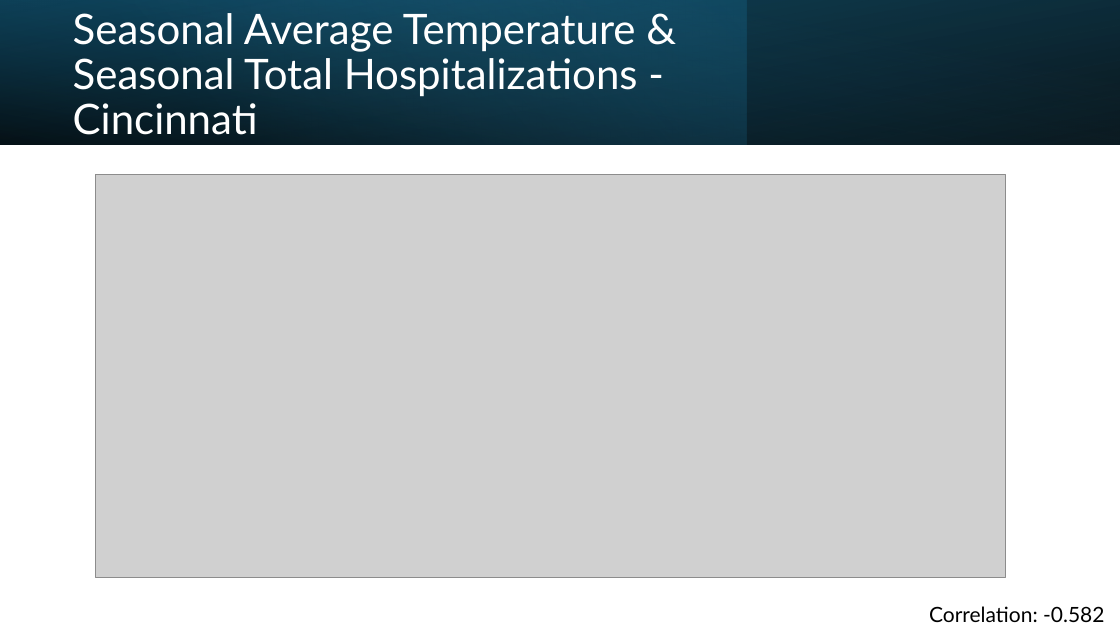
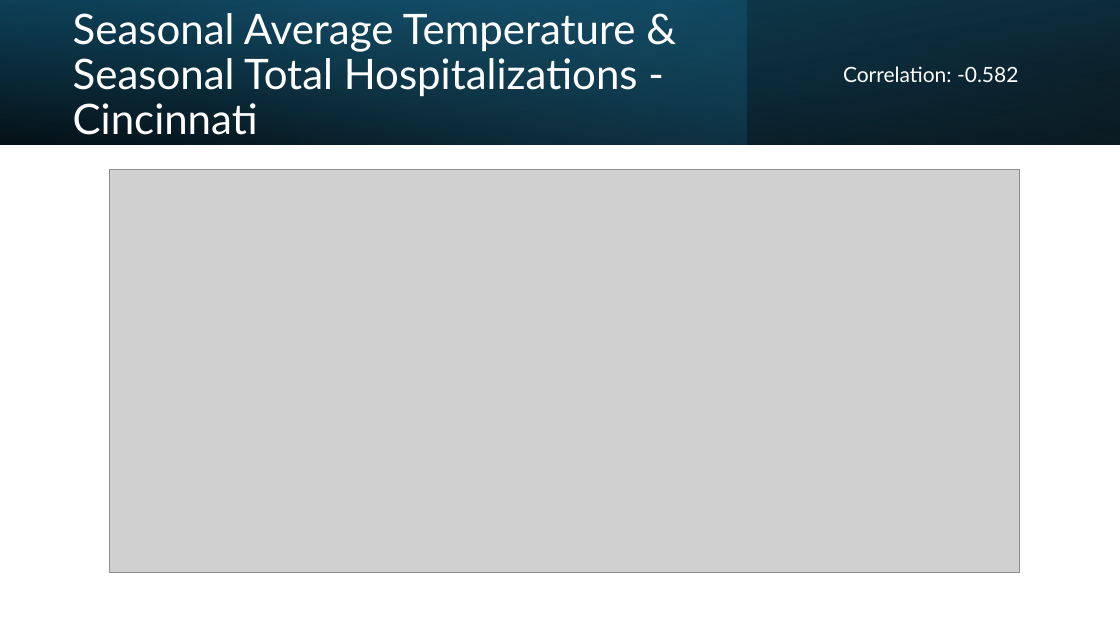
Before and after one commit to brian-campbell/ai-bootcamp-project-1, a slide deck: slide 21 of Project-1-Presentation.pptx. Drawn at 1120x630 pixels with LibreOffice and Linux fonts; fonts in the diff are those of the drawing; grey boxes stand for pictures. Boxes give left, top, right and bottom in pixels: in the first picture for what was removed or moved away, otherwise in the second. Text is boxed around its words. In the diff, an @@ line names an element or a change of style, - is before the commit and + after.

```diff
--- a/Project-1-Presentation.pptx
+++ b/Project-1-Presentation.pptx
@@ text "Correlation: -0.582": place and size @@
-text "Correlation: -0.582" at <box>929,606,1104,622</box>
+text "Correlation: -0.582" at <box>843,66,1018,82</box>
@@ text "Correlation: -0.582" at <box>843,66,1018,82</box>: text colour #000000 to #FFFFFF @@
@@ picture: place and size @@
-picture at <box>96,174,1006,577</box>
+picture at <box>109,170,1019,573</box>
```
Also in this commit, not shown: 7 other slides changed.
